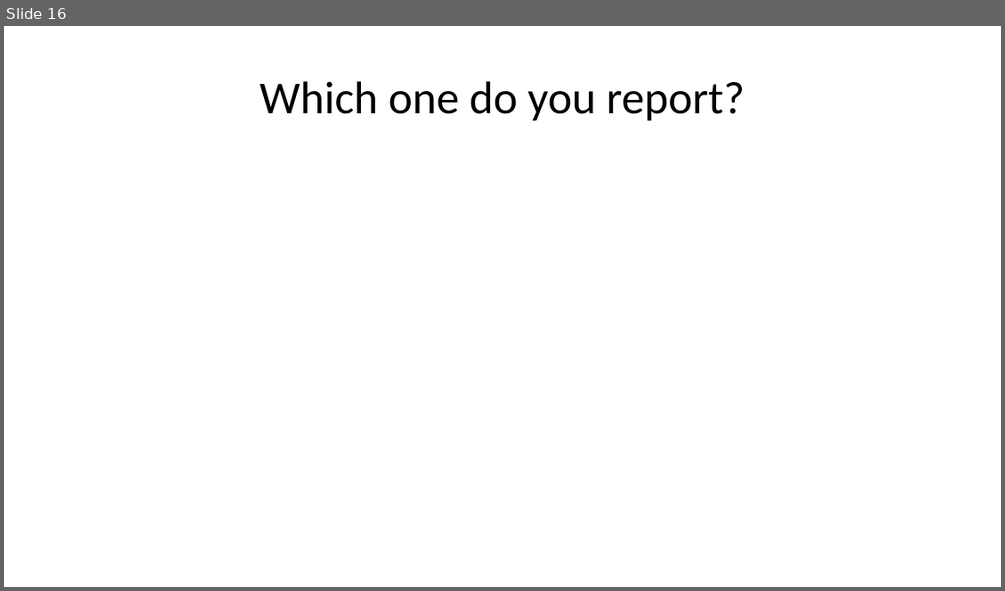
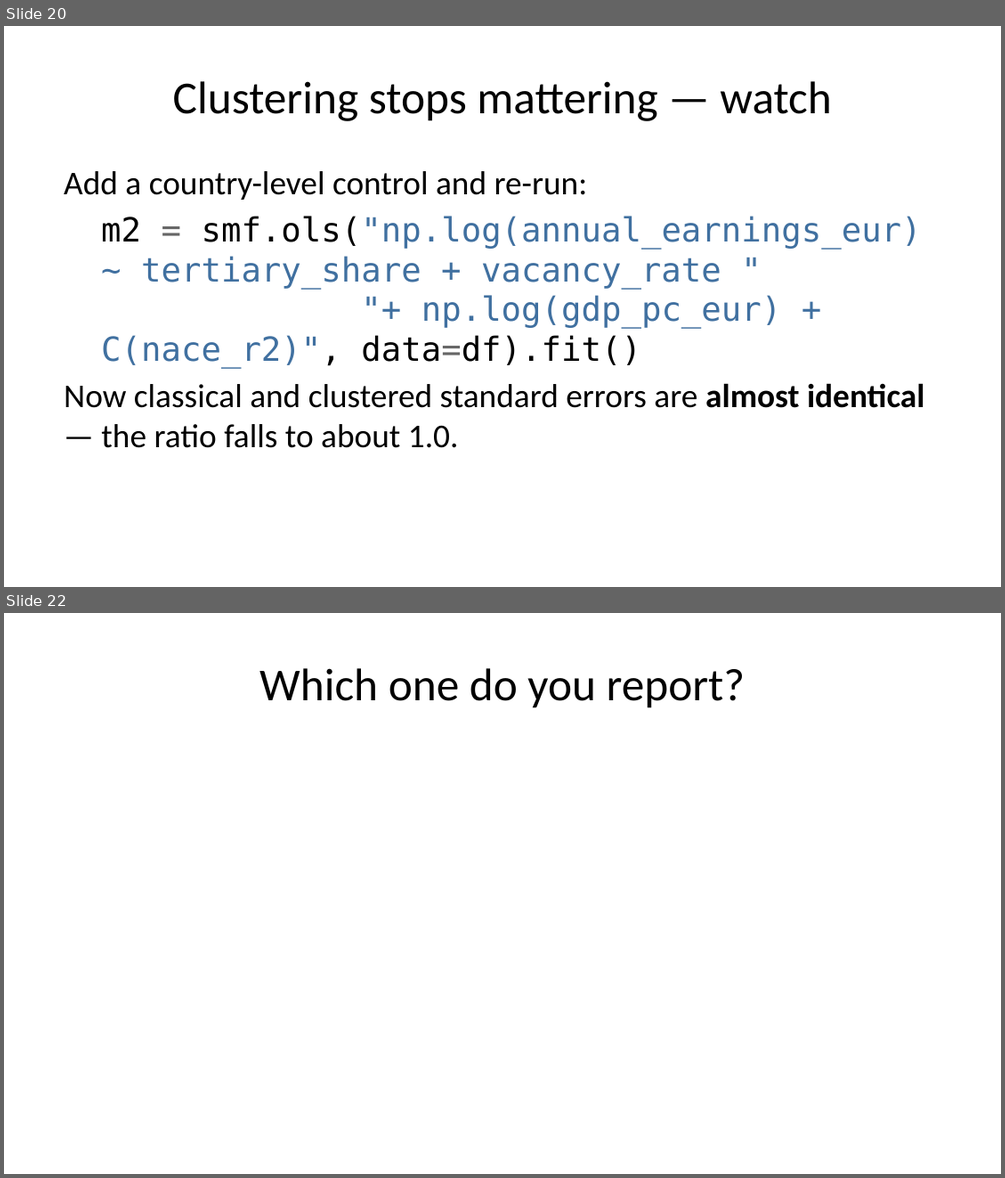
Before and after one commit to warint/quantitative-methods, a slide deck: 03-inference-diagnostics-interpretation/slides.pptx. Shown one above the other, each under a label of ours: slide 16 before the commit, slides 20 and 22 after it; the slides between them are not shown. The pictures are 1005x591 and 1005x1178 pixels, drawn with LibreOffice and Linux fonts; fonts in the diff are those of the drawing. Boxes give left, top, right and bottom in pixels: in the first picture for what was removed or moved away, otherwise in the second. Text is boxed around its words. In the diff, an @@ line names an element or a change of style, - is before the commit and + after.

```diff
--- a/03-inference-diagnostics-interpretation/slides.pptx
+++ b/03-inference-diagnostics-interpretation/slides.pptx
@@ slide 20 added at (x1=4, y1=26, x2=1001, y2=587), background #FFFFFF @@
@@ title added at (x1=173, y1=81, x2=831, y2=121), 33 pt, text #000000 @@
+Clustering stops mattering — watch
@@ text added at (x1=64, y1=171, x2=924, y2=448), 24 pt, text #000000 @@
+Add a country-level control and re-run:
+m2 = smf.ols("np.log(annual_earnings_eur) ~ tertiary_share + vacancy_rate "
+"+ np.log(gdp_pc_eur) + C(nace_r2)", data=df).fit()
+Now classical and clustered standard errors are almost identical — the ratio falls to about 1.0.
@@ what was slide 16 is now slide 22 @@
```
Also in this commit, not shown: 2 slides changed, 7 other slides added, 23 other files.
